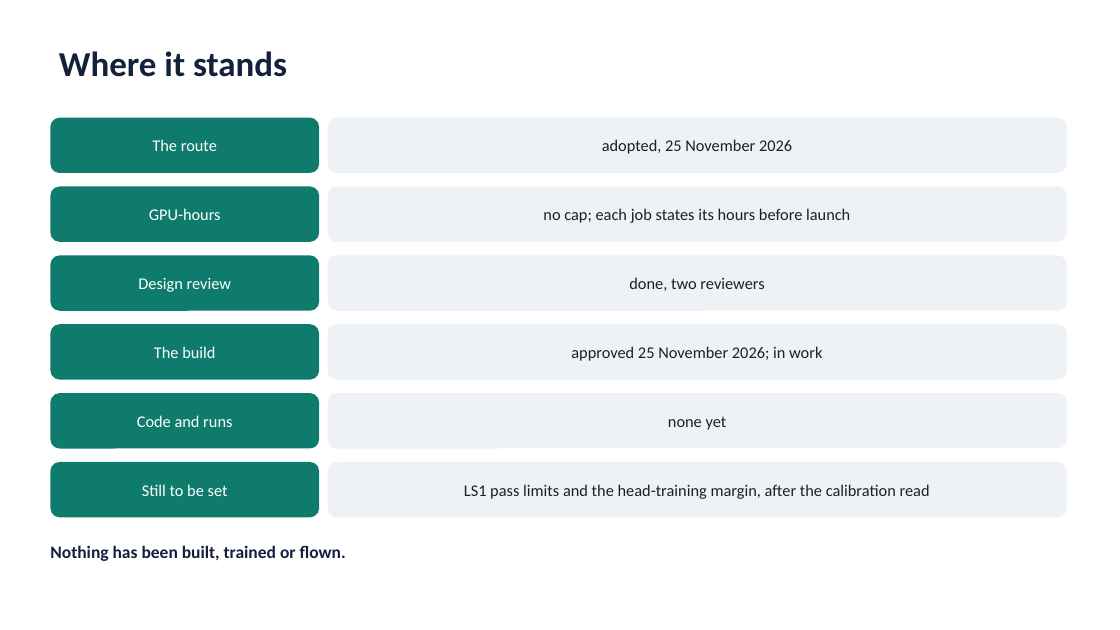
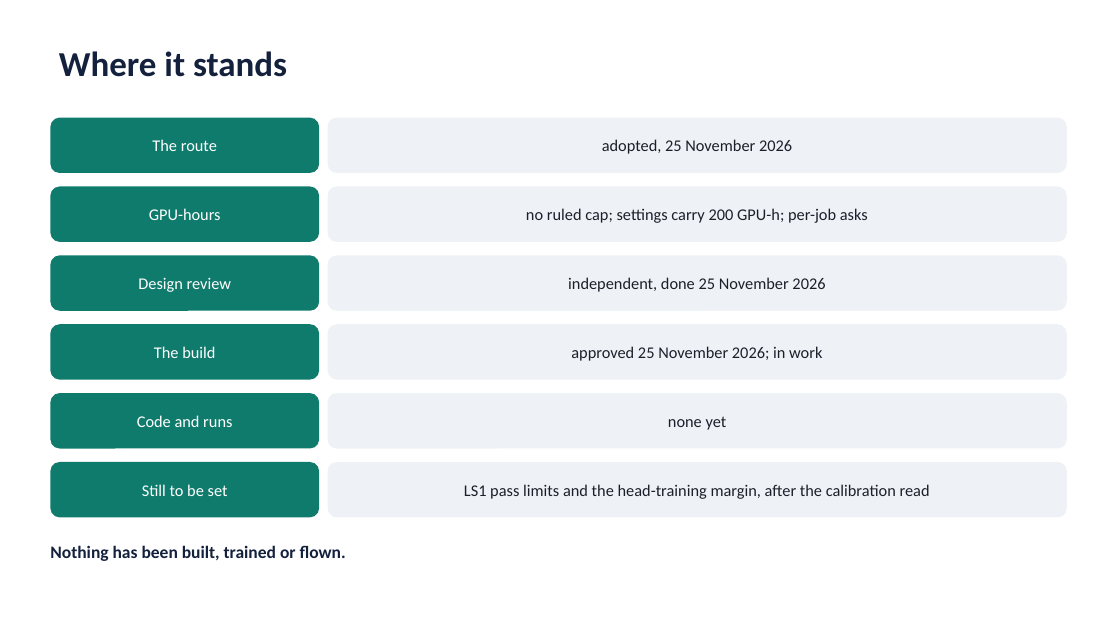
Before and after one commit to AI-DA-STC/AirStack-starling-max2, a slide deck: slide 9 of svg_training/ste_learning/figures/learned_skills_route.pptx. Drawn at 1120x630 pixels with LibreOffice and Linux fonts; fonts in the diff are those of the drawing. Boxes give left, top, right and bottom in pixels: in the first picture for what was removed or moved away, otherwise in the second. Text is boxed around its words. In the diff, an @@ line names an element or a change of style, - is before the commit and + after.

```diff
--- a/svg_training/ste_learning/figures/learned_skills_route.pptx
+++ b/svg_training/ste_learning/figures/learned_skills_route.pptx
@@ text in rounded rectangle at box(526, 208, 868, 223): text changed @@
-no cap; each job states its hours before launch
+no ruled cap; settings carry 200 GPU-h; per-job asks
@@ text in rounded rectangle at box(568, 277, 825, 292): text changed @@
-done, two reviewers
+independent, done 25 November 2026
```
Also in this commit, not shown: 5 other slides changed, 6 other files.
